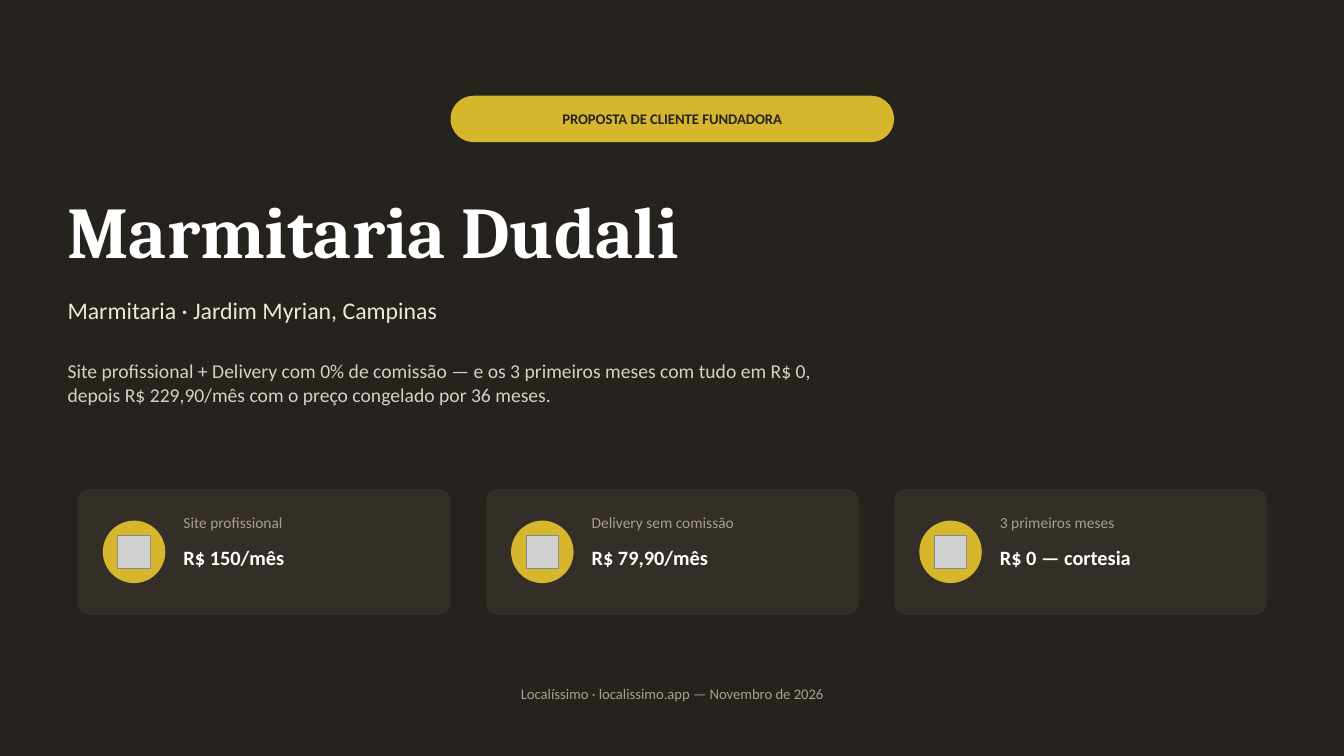
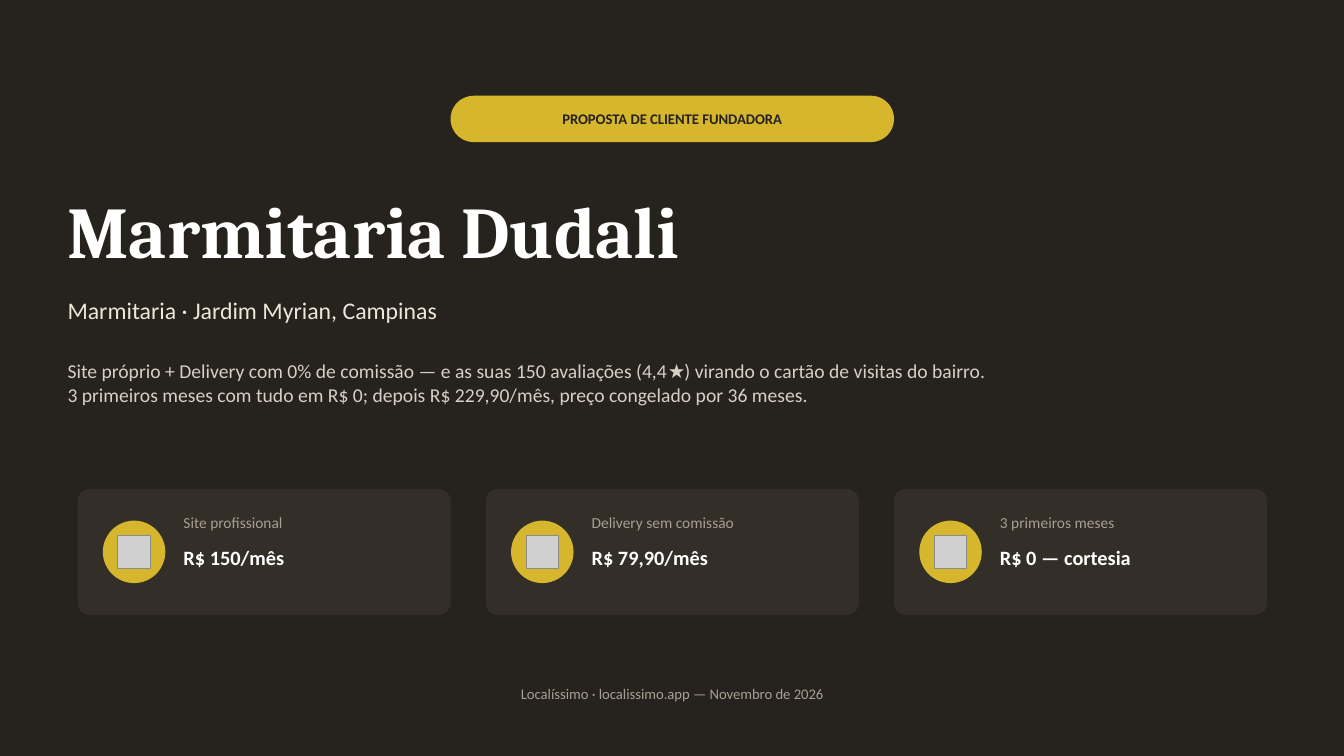
Before and after one commit to MarconiVini/live-layout, a slide deck: slide 1 of dudali/proposta-2026-11-21.pptx. Drawn at 1344x756 pixels with LibreOffice and Linux fonts; fonts in the diff are those of the drawing; grey boxes stand for pictures. Boxes give left, top, right and bottom in pixels: in the first picture for what was removed or moved away, otherwise in the second. Text is boxed around its words. In the diff, an @@ line names an element or a change of style, - is before the commit and + after.

```diff
--- a/dudali/proposta-2026-11-21.pptx
+++ b/dudali/proposta-2026-11-21.pptx
@@ text at box(68, 364, 985, 406): text changed @@
-Site profissional + Delivery com 0% de comissão — e os 3 primeiros meses com tudo em R$ 0,
-depois R$ 229,90/mês com o preço congelado por 36 meses.
+Site próprio + Delivery com 0% de comissão — e as suas 150 avaliações (4,4★) virando o cartão de visitas do bairro.
+3 primeiros meses com tudo em R$ 0; depois R$ 229,90/mês, preço congelado por 36 meses.
```
Also in this commit, not shown: 9 other slides changed, 3 other files.
